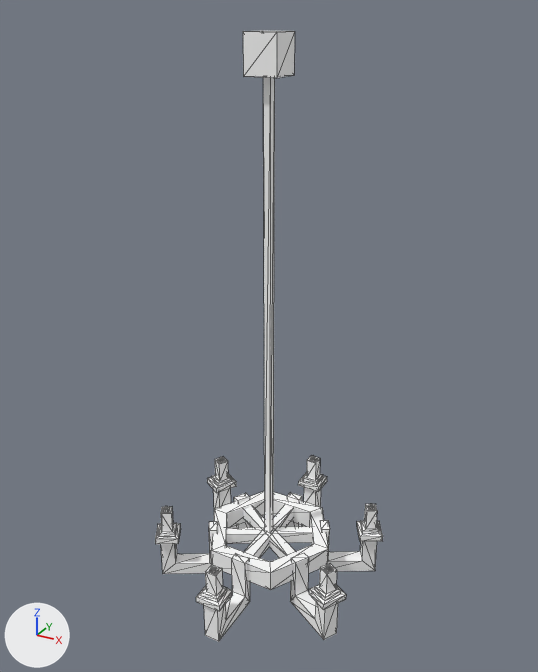
An edit to the glTF model assets/synty/simple_fantasy_interiors/models/SM_Prop_Chandelier_01.glb, drawn before and after from the same camera.
The view is the same before and after, from a 50 mm camera at (0.0389, -0.0708, 0.0699) aimed at (-0.0001, 0.0002, 0.0344). The axes (+X, +Y, +Z) are drawn at lower left. The lights are the same throughout. Mesh edges are drawn as thin lines.

Objects in the first picture: 'SM_Prop_Chandelier_01'.
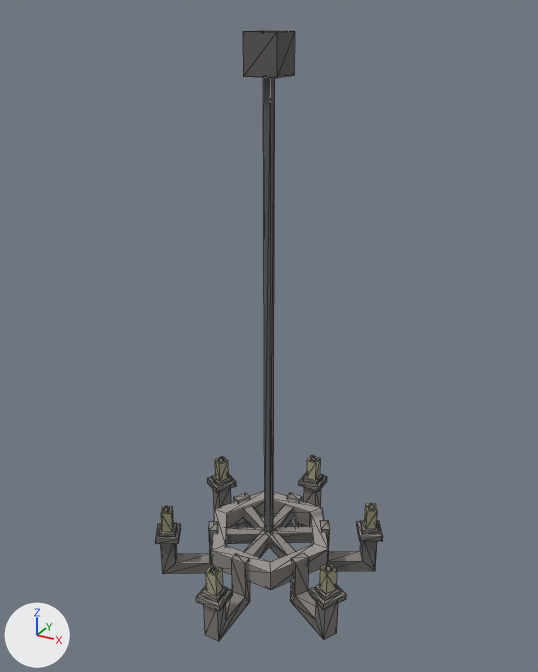
Where the change shows, as pixel boxes [x1, y1, x2, y2] in the pictures (538 x 672 px):
'SM_Prop_Chandelier_01', surface changed
    both: [155, 30, 383, 642]

The change, as a list of edits to the scene's bpy script:
```text
Add img_simplefantasyinteriorstexture:
    img_simplefantasyinteriorstexture = load_image('SimpleFantasyInteriorsTexture', '_unpacked/SimpleFantasyInteriorsTexture', 1024, 1024, 'sRGB')
Change mat_lambert1:
    remove mat_lambert1.base_color = (1.0, 1.0, 1.0)  # white #ffffff
    add mat_lambert1.texture = img_simplefantasyinteriorstexture
```
